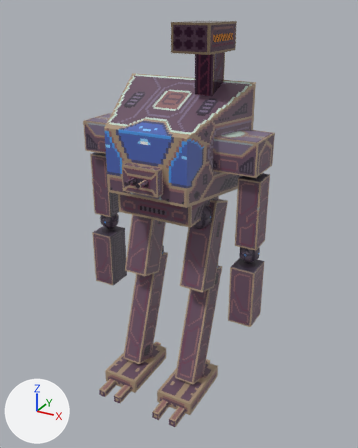
Before and after pictures for a commit that changed the glTF model godot-sandbox/resources/characters/mech_boi_timber.gltf.
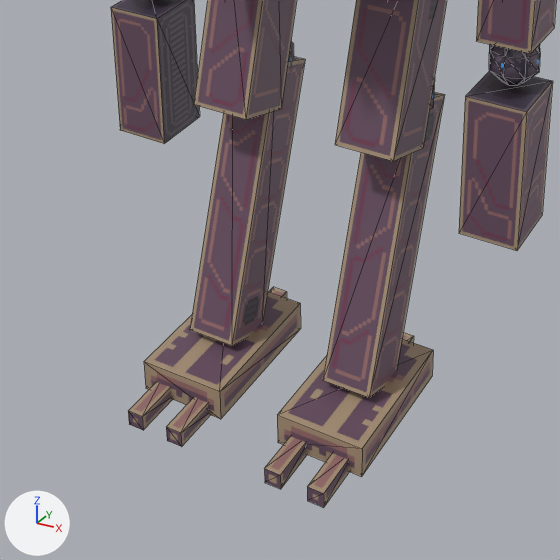
Each version appears first whole from a 50 mm camera at (3.77, -6.53, 6.34) aimed at (0.06, 0.22, 2.96), and next in a close-up on the part from 14% to 75% of the width and 51% to 100% of the height. Lighting does not change. The marker at lower left points along +X, +Y and +Z. The close-ups show mesh edges as thin lines. Where no turn or scale is listed for an object, it has been applied to the vertices. Vertices at the same position are counted once.

Objects in the first close-up: 'L_elbow', 'L_foot', 'L_forearm', 'L_shin', 'L_thigh', 'L_upper_arm', 'R_back_knee', 'R_foot', 'R_forearm', 'R_shin', 'R_thigh'.
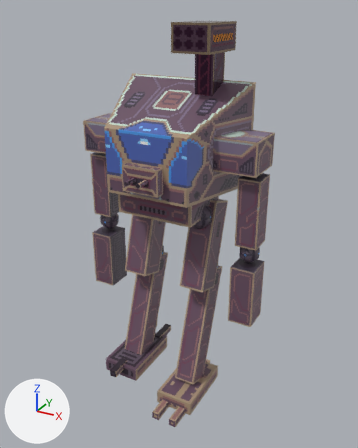
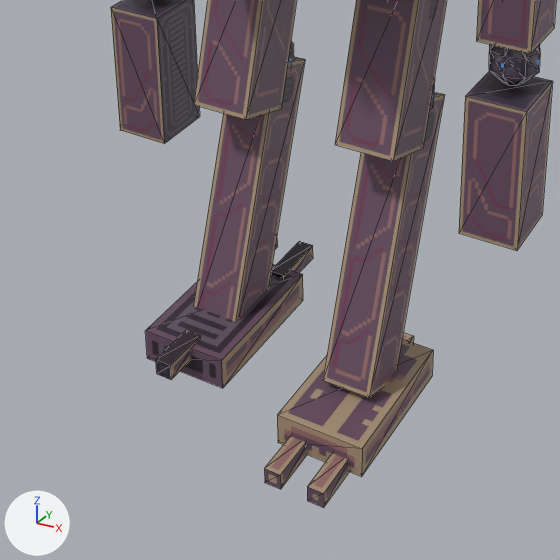
Where the newer file only moved an object's origin or applied its transform, the numbers keep the older frame.

Location of each change, (x1, y1, x2, y2) in pixels of the close-ups (560 x 560 px; the box of a moved part takes in the faces that stretch with it):
'R_shin', reshaped, turned, rescaled, moved
    before: (190, 57, 305, 346)
    after: (194, 57, 305, 322)
'R_foot', mesh mirrored, reshaped
    before: (128, 287, 301, 447)
    after: (145, 237, 313, 388)
'R_thigh', reshaped, turned, rescaled
    both: (194, 0, 297, 119)
part 2 of me_mesh_47_002, moved or reshaped
    before: (190, 59, 305, 346)
    after: (194, 59, 305, 322)

Edits to the bpy script that builds the scene:
```text
Change me_mesh_44_002:
    used by ob_r_thigh; parent = ob_r_pelvis_thigh; location = (0.0, 0.0, 0.0); rotation_euler = (-0.3, 0.0, 0.0), in degrees (-17, 0, 0)
    remove me_mesh_44_002.from_pydata(...)  # 8 vertices, 12 faces; spans x -0.21..0.21, y 0.1..0.58, z -1.24..0.26
    add me_mesh_44_002.from_pydata(...)  # 8 vertices, 12 faces; spans x -0.21..0.21, y -0.58..-0.1, z -0.26..1.24
    me_mesh_44_002 part 1: the whole mesh is rebuilt
Change me_mesh_47_002:
    used by ob_r_shin; parent = ob_r_back_knee; location = (0.0, 0.0, 0.0); rotation_euler = (-0.337, 0.0, 0.0), in degrees (-19, 0, 0)
    remove me_mesh_47_002.from_pydata(...)  # 8 vertices, 12 faces; spans x -0.18..0.18, y -0.21..0.21, z -2.06..0.0
    add me_mesh_47_002.from_pydata(...)  # 8 vertices, 12 faces; spans x -0.18..0.18, y -0.21..0.21, z 0.0..2.06
    me_mesh_47_002 part 2
    4 vertices are removed from x -0.18..0.18, y -0.21..0.21, z -2.06
    12 faces are deleted
    4 vertices are added at (0.18, 0.21, 2.06), (-0.18, 0.21, 2.06), (-0.18, -0.21, 2.06), (0.18, -0.21, 2.06)
    12 new faces join them
Change me_l_foot_001:
    where me_l_foot_001.from_pydata(...)  # 32 vertices, 48 faces; spans x -0.32..0.32, y -0.9..0.76, z -0.26..0.0
    used by ob_r_foot; parent = ob_r_ankle; location = (0.0, 0.0, 0.0)
    me_l_foot_001 part 3: the whole mesh is mirrored in x about its middle
Change ob_r_pelvis_thigh:
    ob_r_pelvis_thigh.rotation_euler: (3.142, 0.0, 0.0) -> (0.0, 0.0, 0.0)  # degrees (180, 0, 0) -> degrees (0, 0, 0)
    ob_r_pelvis_thigh.scale: (-1.0, -1.0, -1.0) -> (1.0, 1.0, 1.0)
Change ob_r_thigh:
    ob_r_thigh.scale: (1.0, 1.0, 1.0) -> (-1.0, -1.0, -1.0)
Change ob_r_back_knee:
    ob_r_back_knee.location: (0.0, 0.682, -0.919) -> (0.0, -0.682, 0.919)
Change ob_r_ankle:
    ob_r_ankle.location: (0.0, 0.0, -2.056) -> (0.0, 0.0, 2.056)
```
